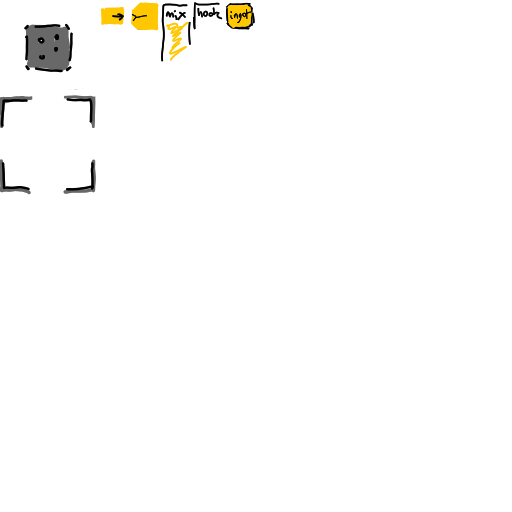
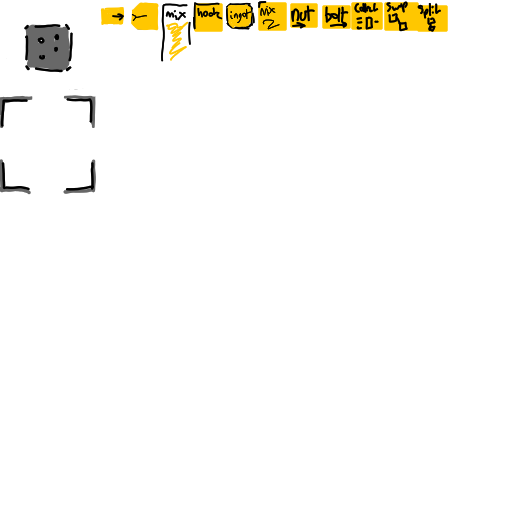
Layer changes from the first 512x512 image to the second:
painted on "Paint Layer 2" over (194, 1, 448, 32)
added layer "Paint Layer 3" above "Background Fill" over (194, 1, 448, 32)
